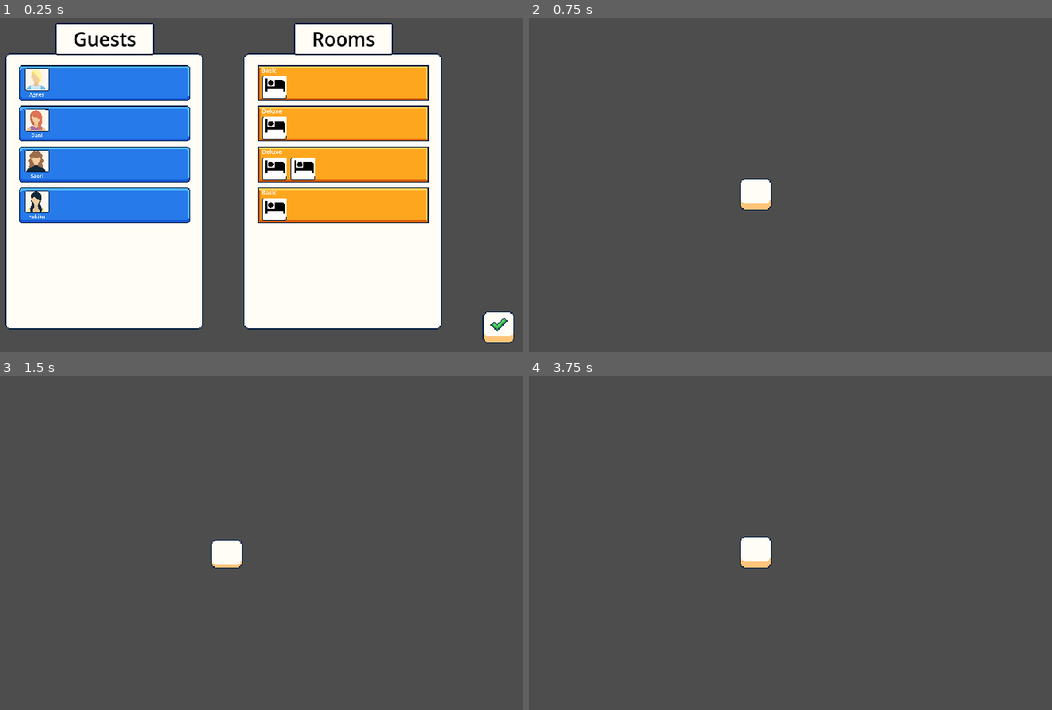
Above: before the commit, frames 1-4 (two rows, left to right).
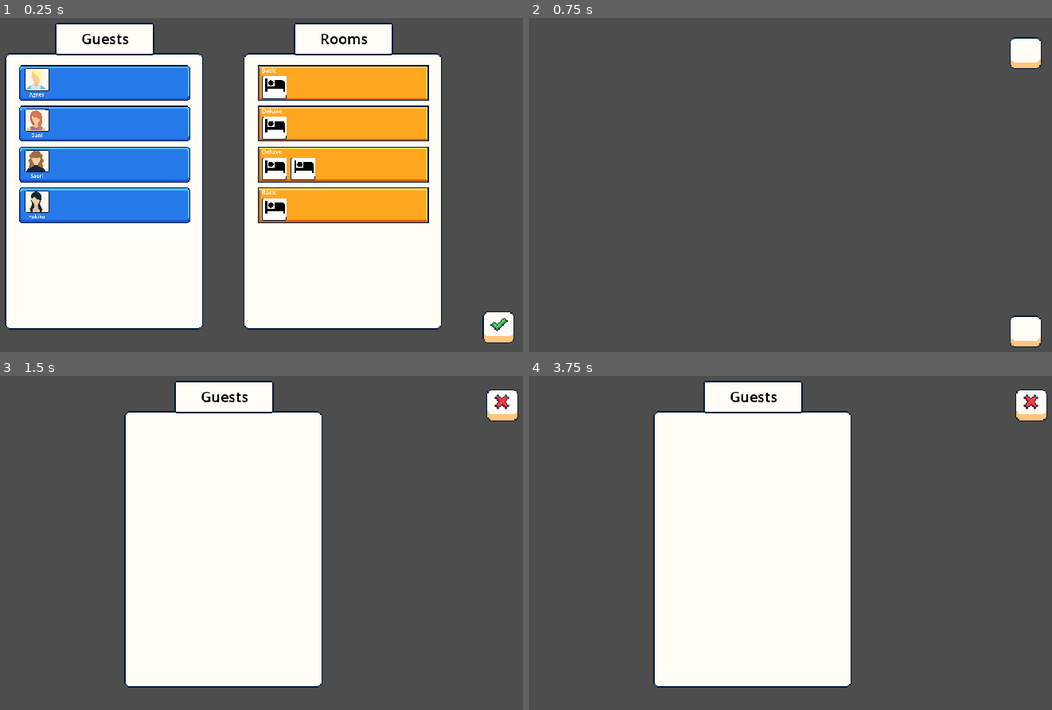
Above: after the commit, the same moments.

Repository: cmclaudet/Hot-Spring-Game
Game: Godot game, scene res://Scenes/main.tscn
The game is run twice, just before and just after one commit, with the same random seed, the same clock (stepped at 60 frames per second) and the same inputs.
Inputs (mouse positions are in pixels of both pictures, inside the frame that each line leads up to; where the layout moved, square brackets give the same spot in the first picture):
- Up to frame 1 (0.25 s): no input
- Up to frame 2 (0.75 s): click (1025, 328) at 0.5 s
- Up to frame 3 (1.5 s): click (496, 412) [224, 553] at 1.25 s
- Up to frame 4 (3.75 s): click (753, 553) at 2.02 s; click (753, 553) at 2.77 s; tap Enter at 3.5 s; move the mouse to (889, 532) at 3.52 s; click (889, 532) at 3.67 s

The runs differ from the first frame. In frame 1, 0.5% of the frame differs, in the area x 14-72%, y 4-9%; in frame 2, 1.7%; in frame 3, 33%, in the area x 23-100%, y 1-94%; in frame 4, 33%.

Commit message:
Add UI menu button which shows current guests

Diff:
--- a/Scenes/Matching/book_page.tscn
+++ b/Scenes/Matching/book_page.tscn
@@ -7,6 +7,10 @@
 
 [sub_resource type="Theme" id="Theme_xdmsy"]
 default_font_size = 24
+
+[sub_resource type="LabelSettings" id="LabelSettings_c3mdr"]
+font_size = 18
+font_color = Color(0, 0, 0, 1)
 
 [node name="BookPage" type="Control"]
 layout_mode = 3
@@ -45,7 +49,7 @@
 grow_horizontal = 2
 texture = ExtResource("2_dawhj")
 
-[node name="Label" type="RichTextLabel" parent="TextureRect/TextureRect"]
+[node name="Label" type="Label" parent="TextureRect/TextureRect"]
 layout_mode = 1
 anchors_preset = 8
 anchor_left = 0.5
@@ -60,6 +64,7 @@
 grow_vertical = 2
 scale = Vector2(0.8, 0.8)
 theme = SubResource("Theme_xdmsy")
-theme_override_colors/default_color = Color(0, 0, 0, 1)
-bbcode_enabled = true
-text = "[center]Guests"
+text = "Guests"
+label_settings = SubResource("LabelSettings_c3mdr")
+horizontal_alignment = 1
+vertical_alignment = 1
--- a/Scenes/Matching/guest_panel.tscn
+++ b/Scenes/Matching/guest_panel.tscn
@@ -12,7 +12,7 @@
 
 [node name="GuestPanel" node_paths=PackedStringArray("guest_name", "picture", "button") instance=ExtResource("1_q5oes")]
 script = ExtResource("3_y3mo0")
-guest_name = NodePath("NinePatchRectButton/ProfilePic/RichTextLabel")
+guest_name = NodePath("NinePatchRectButton/ProfilePic/Label")
 picture = NodePath("NinePatchRectButton/ProfilePic/Pic")
 button = NodePath("NinePatchRectButton")
 
@@ -54,7 +54,7 @@
 expand_mode = 2
 stretch_mode = 4
 
-[node name="RichTextLabel" type="RichTextLabel" parent="NinePatchRectButton/ProfilePic" index="1"]
+[node name="Label" type="Label" parent="NinePatchRectButton/ProfilePic" index="1"]
 layout_mode = 1
 anchors_preset = 7
 anchor_left = 0.5
@@ -68,5 +68,5 @@
 grow_vertical = 0
 scale = Vector2(0.25, 0.25)
 theme = SubResource("Theme_nahn8")
-bbcode_enabled = true
-text = "[center]Name"
+text = "Name"
+horizontal_alignment = 1
--- a/Scenes/Matching/matching.tscn
+++ b/Scenes/Matching/matching.tscn
@@ -77,11 +77,7 @@
 theme_override_constants/separation = 5
 
 [node name="Label" parent="BookPageRooms/TextureRect/TextureRect" index="0"]
-text = "[center]Rooms"
-
-[node name="Camera2D" type="Camera2D" parent="."]
-visible = false
-position = Vector2(640, 360)
+text = "Rooms"
 
 [node name="DoneButton" type="TextureButton" parent="."]
 layout_mode = 1
--- a/Scenes/Matching/room_panel.tscn
+++ b/Scenes/Matching/room_panel.tscn
@@ -13,7 +13,7 @@
 
 [node name="RoomPanel" node_paths=PackedStringArray("room_name", "bed_container", "button") instance=ExtResource("1_qmgfb")]
 script = ExtResource("3_64kxa")
-room_name = NodePath("NinePatchRectButton/RichTextLabel")
+room_name = NodePath("NinePatchRectButton/Label")
 bed_container = NodePath("NinePatchRectButton/ScrollContainer/HBoxContainer")
 button = NodePath("NinePatchRectButton")
 
@@ -23,7 +23,7 @@
 onPressedTex = ExtResource("5_hykwi")
 onSelectedTex = ExtResource("6_3gs11")
 
-[node name="RichTextLabel" type="RichTextLabel" parent="NinePatchRectButton" index="0"]
+[node name="Label" type="Label" parent="NinePatchRectButton" index="0"]
 layout_mode = 1
 anchors_preset = 4
 anchor_top = 0.5
@@ -35,7 +35,6 @@
 grow_vertical = 2
 scale = Vector2(0.3, 0.3)
 theme = SubResource("Theme_qhsa0")
-bbcode_enabled = true
 text = "Name | Type"
 
 [node name="ScrollContainer" type="ScrollContainer" parent="NinePatchRectButton" index="1"]
--- /dev/null
+++ b/Scenes/Shared/close_button.tscn
@@ -0,0 +1,34 @@
+[gd_scene load_steps=5 format=3 uid="uid://c2cj2266tuixy"]
+
+[ext_resource type="Texture2D" uid="uid://dxvxq6apw2xmu" path="res://Art/Complete_GUI_Essential_Pack_Free_Version/01_Basic_Collection/01_Flat_Theme/Sprites/UI_Flat_Button_Small_Release_02a4.png" id="1_3mbl8"]
+[ext_resource type="Texture2D" uid="uid://d0544mtup7b3n" path="res://Art/Complete_GUI_Essential_Pack_Free_Version/01_Basic_Collection/01_Flat_Theme/Sprites/UI_Flat_Button_Small_Release_02a1.png" id="2_rhg1g"]
+[ext_resource type="Texture2D" uid="uid://btg836gwpfg8a" path="res://Art/Complete_GUI_Essential_Pack_Free_Version/01_Basic_Collection/01_Flat_Theme/Sprites/UI_Flat_Button_Small_Press_02a2.png" id="3_2rdem"]
+[ext_resource type="Texture2D" uid="uid://b62t5q4cbxji0" path="res://Art/Complete_GUI_Essential_Pack_Free_Version/01_Basic_Collection/01_Flat_Theme/Sprites/UI_Flat_Cross_Large.png" id="4_xnxlv"]
+
+[node name="CloseButton" type="TextureButton"]
+anchors_preset = 1
+anchor_left = 1.0
+anchor_right = 1.0
+offset_left = -51.0
+offset_top = 17.0
+offset_right = -19.0
+offset_bottom = 49.0
+grow_horizontal = 0
+texture_normal = ExtResource("1_3mbl8")
+texture_pressed = ExtResource("2_rhg1g")
+texture_hover = ExtResource("3_2rdem")
+
+[node name="CrossIcon" type="TextureRect" parent="."]
+layout_mode = 1
+anchors_preset = -1
+anchor_left = 0.5
+anchor_top = 0.406
+anchor_right = 0.5
+anchor_bottom = 0.406
+offset_left = -13.0
+offset_top = -9.992
+offset_right = 13.0
+offset_bottom = 10.008
+grow_horizontal = 2
+grow_vertical = 2
+texture = ExtResource("4_xnxlv")
--- /dev/null
+++ b/Scenes/guest_in_room_panel.tscn
@@ -0,0 +1,132 @@
+[gd_scene load_steps=6 format=3 uid="uid://bn7huavd2fbx4"]
+
+[ext_resource type="PackedScene" uid="uid://wmnc0t03vevb" path="res://Scenes/Matching/book_panel.tscn" id="1_pubms"]
+[ext_resource type="Texture2D" uid="uid://dpa13byucx5x1" path="res://Art/Complete_GUI_Essential_Pack_Free_Version/01_Basic_Collection/01_Flat_Theme/Sprites/UI_Flat_Button_Small_Lock_01a3.png" id="2_oyn1a"]
+[ext_resource type="Script" path="res://Scripts/guest_in_room_panel.gd" id="2_vkiuj"]
+[ext_resource type="PackedScene" uid="uid://be460ouuofqw7" path="res://Scenes/Matching/room_panel_bed.tscn" id="3_4y7s7"]
+[ext_resource type="Theme" uid="uid://doih5qg77psq6" path="res://Themes/ui_text_basic.tres" id="4_m4ms1"]
+
+[node name="GuestInRoomPanel" node_paths=PackedStringArray("guest_name", "guest_picture", "days_remaining_label", "room_name", "room_picture") instance=ExtResource("1_pubms")]
+script = ExtResource("2_vkiuj")
+guest_name = NodePath("NinePatchRectButton/Guest/NameLabel")
+guest_picture = NodePath("NinePatchRectButton/Guest/GuestPic")
+days_remaining_label = NodePath("NinePatchRectButton/DaysRemainingLabel")
+room_name = NodePath("NinePatchRectButton/Room/NameLabel")
+room_picture = NodePath("NinePatchRectButton/Room/RoomPic")
+
+[node name="Guest" type="NinePatchRect" parent="NinePatchRectButton" index="0"]
+layout_mode = 1
+anchors_preset = 4
+anchor_top = 0.5
+anchor_bottom = 0.5
+offset_left = 6.0
+offset_top = -15.0
+offset_right = 31.0
+offset_bottom = 8.0
+grow_vertical = 2
+texture = ExtResource("2_oyn1a")
+region_rect = Rect2(0, 6, 32, 26)
+patch_margin_left = 4
+patch_margin_top = 4
+patch_margin_right = 4
+patch_margin_bottom = 4
+
+[node name="GuestPic" type="TextureRect" parent="NinePatchRectButton/Guest" index="0"]
+layout_mode = 1
+anchors_preset = 7
+anchor_left = 0.5
+anchor_top = 1.0
+anchor_right = 0.5
+anchor_bottom = 1.0
+offset_left = -12.0
+offset_top = -22.0
+offset_right = 12.0
+offset_bottom = -1.0
+grow_horizontal = 2
+grow_vertical = 0
+expand_mode = 2
+stretch_mode = 4
+
+[node name="NameLabel" type="Label" parent="NinePatchRectButton/Guest" index="1"]
+layout_mode = 1
+anchors_preset = 7
+anchor_left = 0.5
+anchor_top = 1.0
+anchor_right = 0.5
+anchor_bottom = 1.0
+offset_left = -11.5
+offset_right = 100.5
+offset_bottom = 28.0
+grow_horizontal = 2
+grow_vertical = 0
+scale = Vector2(0.25, 0.25)
+theme = ExtResource("4_m4ms1")
+text = "Name"
+
+[node name="DaysRemainingLabel" type="Label" parent="NinePatchRectButton" index="1"]
+layout_mode = 1
+anchors_preset = 8
+anchor_left = 0.5
+anchor_top = 0.5
+anchor_right = 0.5
+anchor_bottom = 0.5
+offset_left = -15.0
+offset_top = -14.0
+offset_right = 109.0
+offset_bottom = 94.0
+grow_horizontal = 2
+grow_vertical = 2
+scale = Vector2(0.25, 0.25)
+theme = ExtResource("4_m4ms1")
+text = "Days left:
+3"
+horizontal_alignment = 1
+vertical_alignment = 1
+
+[node name="Room" parent="NinePatchRectButton" index="2" instance=ExtResource("3_4y7s7")]
+layout_mode = 1
+anchors_preset = 6
+anchor_left = 1.0
+anchor_top = 0.5
+anchor_right = 1.0
+anchor_bottom = 0.5
+offset_left = -32.0
+offset_top = -15.0
+offset_right = -7.0
+offset_bottom = 8.0
+grow_horizontal = 0
+grow_vertical = 2
+script = null
+
+[node name="RoomPic" type="TextureRect" parent="NinePatchRectButton/Room" index="0"]
+layout_mode = 1
+anchors_preset = 7
+anchor_left = 0.5
+anchor_top = 1.0
+anchor_right = 0.5
+anchor_bottom = 1.0
+offset_left = -12.5
+offset_top = -22.0
+offset_right = 11.5
+offset_bottom = -1.0
+grow_horizontal = 2
+grow_vertical = 0
+expand_mode = 2
+stretch_mode = 4
+
+[node name="NameLabel" type="Label" parent="NinePatchRectButton/Room" index="2"]
+layout_mode = 1
+anchors_preset = -1
+anchor_left = 1.0
+anchor_top = 0.957
+anchor_right = 1.0
+anchor_bottom = 0.957
+offset_left = -44.0
+offset_top = 0.989
+offset_right = 132.0
+offset_bottom = 30.989
+grow_vertical = 2
+scale = Vector2(0.25, 0.25)
+theme = ExtResource("4_m4ms1")
+text = "Name | Type"
+horizontal_alignment = 2
--- a/Scenes/main.tscn
+++ b/Scenes/main.tscn
@@ -1,29 +1,60 @@
-[gd_scene load_steps=6 format=3 uid="uid://bwmluk17i6j5o"]
+[gd_scene load_steps=7 format=3 uid="uid://bwmluk17i6j5o"]
 
 [ext_resource type="Texture2D" uid="uid://dxvxq6apw2xmu" path="res://Art/Complete_GUI_Essential_Pack_Free_Version/01_Basic_Collection/01_Flat_Theme/Sprites/UI_Flat_Button_Small_Release_02a4.png" id="1_6b00u"]
 [ext_resource type="Script" path="res://Scripts/main.gd" id="1_db02v"]
 [ext_resource type="Texture2D" uid="uid://d0544mtup7b3n" path="res://Art/Complete_GUI_Essential_Pack_Free_Version/01_Basic_Collection/01_Flat_Theme/Sprites/UI_Flat_Button_Small_Release_02a1.png" id="2_t4xe6"]
 [ext_resource type="Texture2D" uid="uid://btg836gwpfg8a" path="res://Art/Complete_GUI_Essential_Pack_Free_Version/01_Basic_Collection/01_Flat_Theme/Sprites/UI_Flat_Button_Small_Press_02a2.png" id="3_40n7a"]
-[ext_resource type="Script" path="res://Scripts/open_guest_ui.gd" id="5_vixda"]
+[ext_resource type="Script" path="res://Scripts/button_open_guest_ui.gd" id="5_l5yd0"]
+[ext_resource type="Script" path="res://Scripts/button_end_day.gd" id="6_mlxts"]
 
 [node name="Main" type="Node2D"]
 script = ExtResource("1_db02v")
 
-[node name="Camera2D" type="Camera2D" parent="."]
+[node name="Control" type="Control" parent="."]
+layout_mode = 3
+anchors_preset = 0
+offset_left = -320.0
+offset_top = -180.0
+offset_right = 320.0
+offset_bottom = 180.0
 
-[node name="TextureButton" type="TextureButton" parent="."]
-anchors_preset = 8
-anchor_left = 0.5
-anchor_top = 0.5
-anchor_right = 0.5
-anchor_bottom = 0.5
-offset_left = -12.0
-offset_top = -13.0
-offset_right = 20.0
-offset_bottom = 19.0
-grow_horizontal = 2
-grow_vertical = 2
+[node name="GuestUiButton" type="TextureButton" parent="Control" node_paths=PackedStringArray("ui_container")]
+layout_mode = 1
+anchors_preset = 1
+anchor_left = 1.0
+anchor_right = 1.0
+offset_left = -61.0
+offset_top = 25.0
+offset_right = -29.0
+offset_bottom = 57.0
+grow_horizontal = 0
 texture_normal = ExtResource("1_6b00u")
 texture_pressed = ExtResource("2_t4xe6")
 texture_hover = ExtResource("3_40n7a")
-script = ExtResource("5_vixda")
+script = ExtResource("5_l5yd0")
+ui_container = NodePath("..")
+
+[node name="EndDayButton" type="TextureButton" parent="Control"]
+layout_mode = 1
+anchors_preset = 3
+anchor_left = 1.0
+anchor_top = 1.0
+anchor_right = 1.0
+anchor_bottom = 1.0
+offset_left = -61.0
+offset_top = -55.0
+offset_right = -29.0
+offset_bottom = -23.0
+grow_horizontal = 0
+grow_vertical = 0
+texture_normal = ExtResource("1_6b00u")
+texture_pressed = ExtResource("2_t4xe6")
+texture_hover = ExtResource("3_40n7a")
+script = ExtResource("6_mlxts")
+
+[node name="Label" type="Label" parent="Control/EndDayButton"]
+layout_mode = 0
+offset_right = 40.0
+offset_bottom = 23.0
+
+[node name="Camera2D" type="Camera2D" parent="."]
--- /dev/null
+++ b/Scenes/ui_guests.tscn
@@ -0,0 +1,49 @@
+[gd_scene load_steps=4 format=3 uid="uid://dwhhkg78oswvh"]
+
+[ext_resource type="Script" path="res://Scripts/ui_guests.gd" id="1_30tug"]
+[ext_resource type="PackedScene" uid="uid://c2cj2266tuixy" path="res://Scenes/Shared/close_button.tscn" id="3_q4tt6"]
+[ext_resource type="PackedScene" uid="uid://dh1c6bd54stoo" path="res://Scenes/Matching/book_page.tscn" id="9_tr4hu"]
+
+[node name="GuestsUi" type="Control" node_paths=PackedStringArray("guest_container")]
+layout_mode = 3
+anchor_left = -0.5
+anchor_top = -0.5
+anchor_right = 0.5
+anchor_bottom = 0.5
+grow_horizontal = 2
+grow_vertical = 2
+script = ExtResource("1_30tug")
+guest_container = NodePath("BookPage/TextureRect/ScrollContainer/VBoxContainer")
+
+[node name="BookPage" parent="." instance=ExtResource("9_tr4hu")]
+layout_mode = 1
+anchors_preset = 8
+anchor_left = 0.5
+anchor_top = 0.5
+anchor_right = 0.5
+anchor_bottom = 0.5
+grow_horizontal = 2
+grow_vertical = 2
+
+[node name="ScrollContainer" type="ScrollContainer" parent="BookPage/TextureRect" index="0"]
+layout_mode = 0
+offset_left = 13.5
+offset_top = 12.0
+offset_right = 185.5
+offset_bottom = 266.0
+
+[node name="VBoxContainer" type="VBoxContainer" parent="BookPage/TextureRect/ScrollContainer"]
+layout_mode = 2
+size_flags_horizontal = 3
+theme_override_constants/separation = 5
+
+[node name="CloseButton" parent="." instance=ExtResource("3_q4tt6")]
+layout_mode = 1
+offset_left = -55.0
+offset_top = 19.0
+offset_right = -23.0
+offset_bottom = 51.0
+
+[connection signal="pressed" from="CloseButton" to="." method="_on_close_button_pressed"]
+
+[editable path="BookPage"]
--- a/Scripts/Matching/guest_panel.gd
+++ b/Scripts/Matching/guest_panel.gd
@@ -1,12 +1,12 @@
 class_name GuestPanel extends MatchingPanel
 
-@export var guest_name : RichTextLabel
+@export var guest_name : Label
 @export var picture : TextureRect
 var guest : Guest
 
 func init(guest : Guest):
 	self.guest = guest
-	guest_name.text = "[center]" + guest.name
+	guest_name.text = guest.name
 	picture.texture = guest.profile_pic
 
 func _get_line_offset():
--- a/Scripts/Matching/room_panel.gd
+++ b/Scripts/Matching/room_panel.gd
@@ -1,6 +1,6 @@
 class_name RoomPanel extends MatchingPanel
 
-@export var room_name : RichTextLabel
+@export var room_name : Label
 @export var bed_container : HBoxContainer
 var room : Room
 
--- /dev/null
+++ b/Scripts/button_end_day.gd
@@ -0,0 +1,9 @@
+extends TextureButton
+
+func _ready():
+	pressed.connect(self.end_day)
+
+func end_day():
+	# This is where you would put the code to end the day
+	# For now, we'll just print a message
+	print("Day ended")
--- /dev/null
+++ b/Scripts/button_open_guest_ui.gd
@@ -0,0 +1,23 @@
+extends TextureButton
+
+@export var ui_container : Control
+
+var ui_guests_scene = preload("res://Scenes/ui_guests.tscn")
+var ui_guest_instance : UiGuest
+
+func _ready():
+	pressed.connect(self.open_guest_ui)
+
+func open_guest_ui():
+	if ui_guest_instance == null:
+		ui_guest_instance = ui_guests_scene.instantiate()
+		ui_guest_instance.signal_on_close_button.connect(self.on_close_guest_ui)
+		get_tree().get_root().add_child(ui_guest_instance)
+	else:
+		ui_guest_instance.update()
+		ui_guest_instance.show()
+
+	ui_container.hide()
+
+func on_close_guest_ui():
+	ui_container.show()
--- /dev/null
+++ b/Scripts/guest_in_room_panel.gd
@@ -0,0 +1,24 @@
+class_name GuestInRoomPanel extends VBoxContainer
+
+@export var guest_name : Label
+@export var guest_picture : TextureRect
+@export var days_remaining_label : Label
+@export var room_name : Label
+@export var room_picture : TextureRect
+
+func init(guest_state : GuestState):
+	set_guest(guest_state.guest)
+	set_room(guest_state.room)
+	set_days_remaining(guest_state)
+
+func set_guest(guest : Guest):
+	guest_name.text = guest.name
+	guest_picture.texture = guest.profile_pic
+
+func set_room(room : Room):
+	room_name.text = room.get_room_name()
+	room_picture.texture = room.beds[0].icon
+
+func set_days_remaining(guest_state : GuestState):
+	var days_remaining = guest_state.guest.stay_duration - guest_state.days_stayed
+	days_remaining_label.text = "Days left:\n" + str(days_remaining)
--- a/Scripts/open_guest_ui.gd
+++ /dev/null
@@ -1,9 +0,0 @@
-extends TextureButton
-
-func _ready():
-	pressed.connect(self.open_guest_ui)
-
-func open_guest_ui():
-	# todo show current guests in UI panel
-	var guests = StateService.state.guests
-	pass
--- /dev/null
+++ b/Scripts/ui_guests.gd
@@ -0,0 +1,23 @@
+class_name UiGuest extends Control
+
+signal signal_on_close_button
+
+var guest_in_room_panel_scene = preload("res://Scenes/guest_in_room_panel.tscn")
+
+@export var guest_container : BoxContainer
+
+func _ready():
+	update()
+
+func update():
+	for child in guest_container.get_children():
+		child.queue_free()
+	var guest_states : Array[GuestState] = StateService.state.guests
+	for state in guest_states:
+		var panel : GuestInRoomPanel = guest_in_room_panel_scene.instantiate()
+		panel.init(state)
+		guest_container.add_child(panel)
+
+func _on_close_button_pressed():
+	emit_signal("signal_on_close_button")
+	hide()
--- /dev/null
+++ b/Themes/ui_text_basic.tres
@@ -0,0 +1,4 @@
+[gd_resource type="Theme" format=3 uid="uid://doih5qg77psq6"]
+
+[resource]
+default_font_size = 20
Not shown: 1 places in Scenes/Matching/book_page.tscn that only renumber resources
